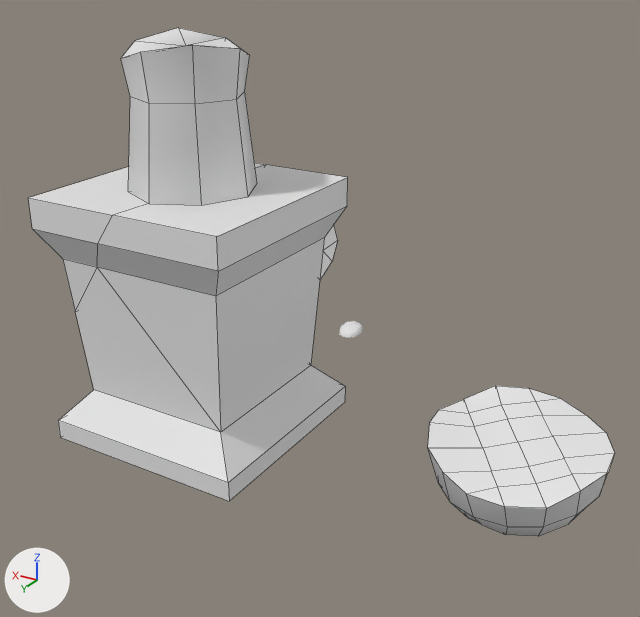
An edit to the FBX model ChaosandDeduction/Assets/Blake/Statue/StatueAnim_3.fbx, drawn before and after from the same camera.
Rendered twice from a camera (50 mm lens) standing at (-3.43, 4.2, 3.14) and looking at (-0.49, -0.71, 0.68). The axes (+X, +Y, +Z) are drawn at lower left. The lights are the same throughout. Mesh edges are drawn as thin lines on the coarser meshes. Where no turn or scale is listed for an object, it has been applied to the vertices.

The older version as bpy lines, for what is in view:
```python
me_mesh_175 = bpy.data.meshes.new('Mesh.175')
me_mesh_175.from_pydata(...)  # 72 vertices, 72 faces; spans x -0.507..0.506, y -0.487..0.52, z 3.366..3.95
me_mesh_175.materials.append(mat_checker)  # its picture is missing
me_mesh_179 = bpy.data.meshes.new('Mesh.179')
me_mesh_179.from_pydata(...)  # 18 vertices, 20 faces; spans x -0.414..0.0, y -0.408..0.42, z 1.657..2.552
me_mesh_179.materials.append(mat_checker)  # its picture is missing
me_mesh_182 = bpy.data.meshes.new('Mesh.182')
me_mesh_182.from_pydata(...)  # 14 vertices, 13 faces; spans x -0.065..0.699, y -0.699..0.699, z 0.895..1.656
me_mesh_182.materials.append(mat_checker)  # its picture is missing
ob_body_r_002 = bpy.data.objects.new('Body_R.002', me_mesh_179)
ob_body_r_002.location = (0.0, 0.0, 0.0)
ob_statuebasepiece_002 = bpy.data.objects.new('StatueBasePiece.002', me_mesh_182)
ob_statuebasepiece_002.location = (0.0, 0.0, 0.0)
ob_topofhead_002 = bpy.data.objects.new('TopOfHead.002', me_mesh_175)
ob_topofhead_002.location = (-1.982, 0.568, 3.879)
ob_topofhead_002.rotation_euler = (0.113, -2.993, 0.612)  # degrees (6.5, -171, 35)
# also in view: 'Body_L.002' at (0.21, 0.01, 2.11); 'StatueBase.002' at (0.0, 0.0, 0.83)
```
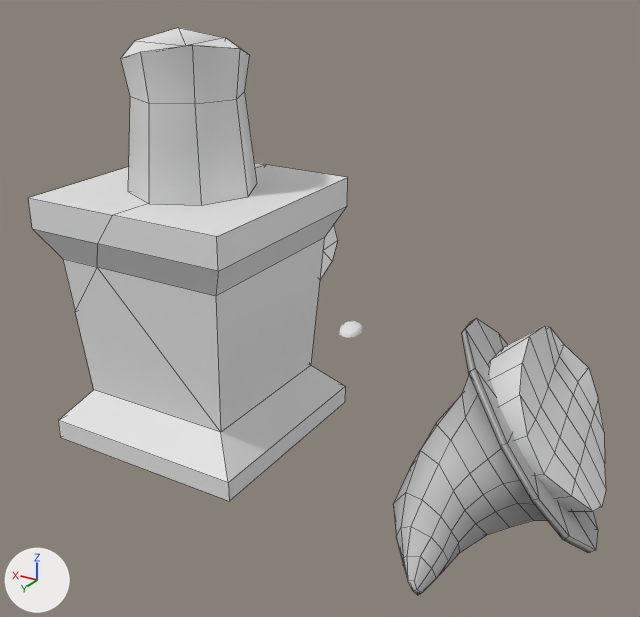
Commit message: Fixed Statue

Where the change shows, as pixel boxes (x1, y1, x2, y2) in the pictures (640 x 617 px):
'TopOfHead.002', moved, turned: before (428, 386, 615, 536); after (489, 326, 606, 511)
'WitchHat_LowPoly.004', added: after (393, 318, 598, 595)

The change, as a list of edits to the scene's bpy script:
```text
Add mat_lambert1_003:
    mat_lambert1_003 = principled_material('lambert1.003')
    mat_lambert1_003.base_color = (0.5, 0.5, 0.5)  # grey #bcbcbc
    mat_lambert1_003.roughness = 0.553
Add me_mesh_017:
    me_mesh_017.from_pydata(...)  # 115 vertices, 118 faces; spans x 2.52..3.55, y -0.49..1.37, z -2.67..-1.51
    me_mesh_017.materials.append(mat_lambert1_003)  # grey #bcbcbc
Change ob_topofhead_002:
    ob_topofhead_002.location: (-1.982, 0.568, 3.879) -> (-5.239, -0.275, 2.663)
    ob_topofhead_002.rotation_euler: (0.113, -2.993, 0.612) -> (0.179, 2.19, 0.275)  # degrees (6.5, -171, 35) -> degrees (10, 125, 16)
Add ob_witchhat_lowpoly_004:
    ob_witchhat_lowpoly_004 = bpy.data.objects.new('WitchHat_LowPoly.004', me_mesh_017)
    ob_witchhat_lowpoly_004.location = (-5.239, -0.275, 2.663)
```
